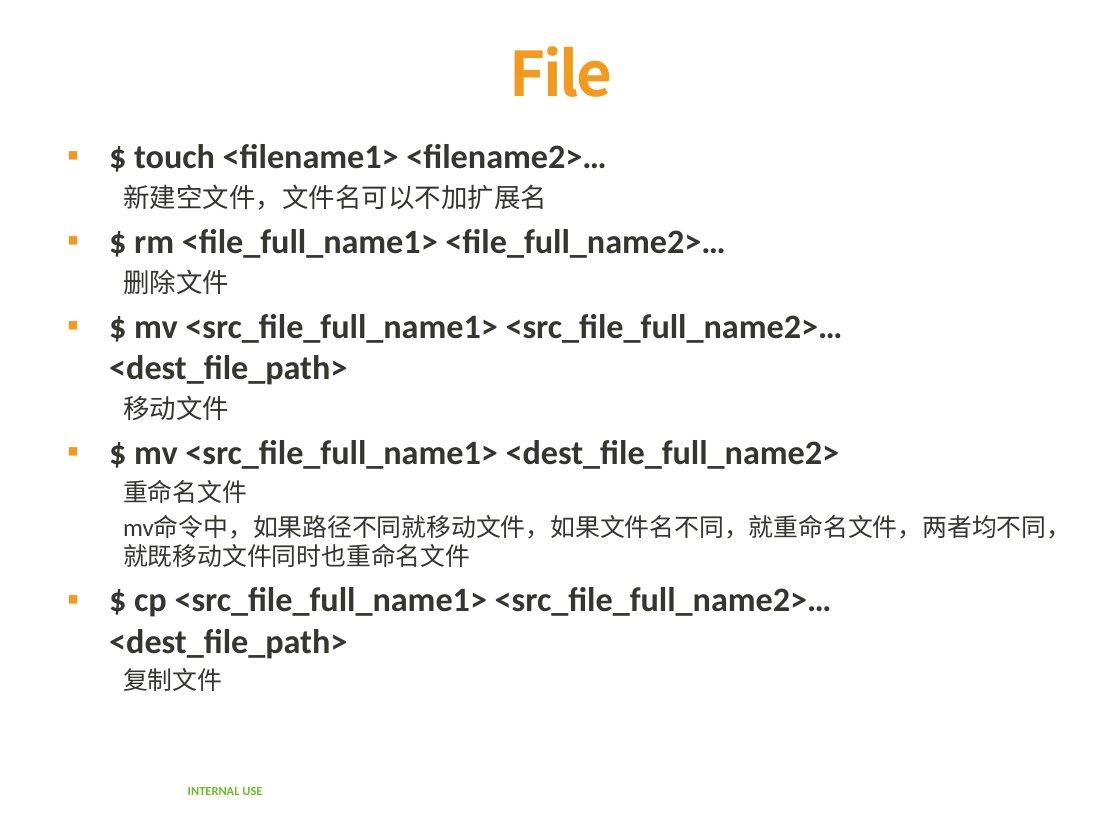
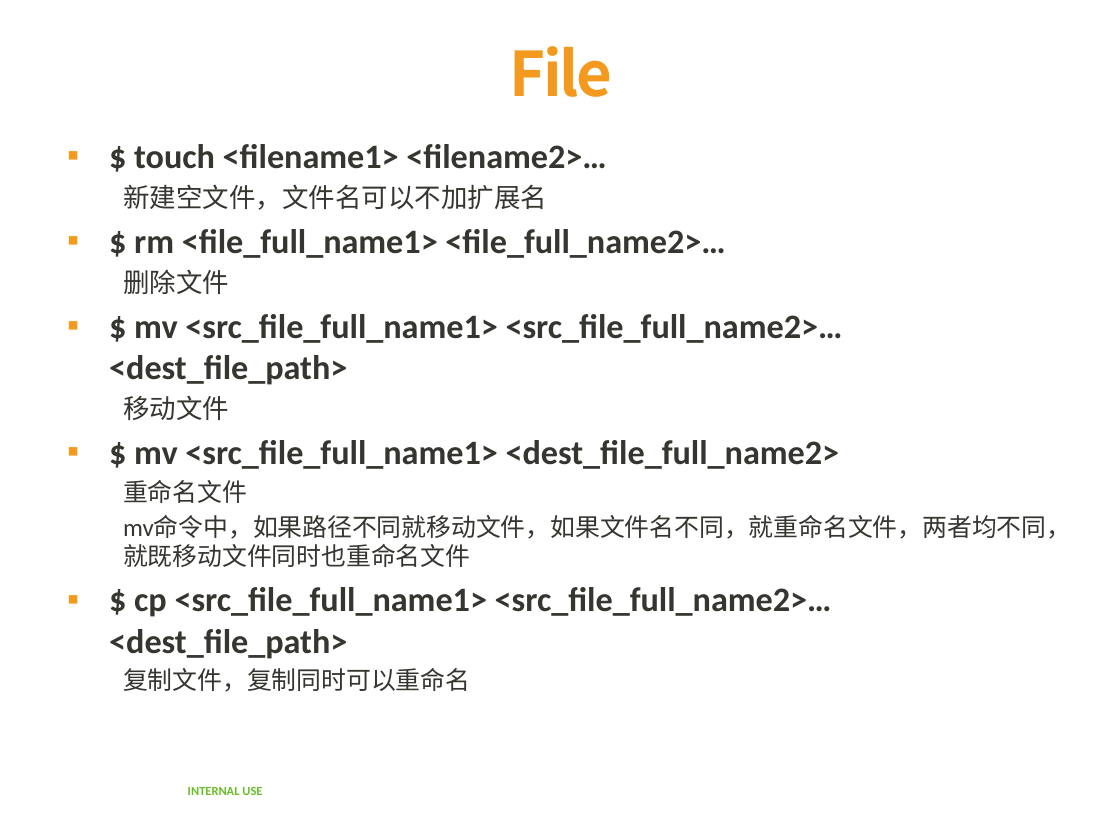
Before and after one commit to yalong0424/learning_summary, a slide deck: slide 4 of linux/linux_cmd.pptx (slide 3 before the commit). Drawn at 1120x840 pixels with LibreOffice and Linux fonts; fonts in the diff are those of the drawing; background and template pictures are left out. Boxes give left, top, right and bottom in pixels: in the first picture for what was removed or moved away, otherwise in the second. Text is boxed around its words. In the diff, an @@ line names an element or a change of style, - is before the commit and + after.

```diff
--- a/linux/linux_cmd.pptx
+++ b/linux/linux_cmd.pptx
@@ text at box(123, 668, 470, 692): text changed @@
-  复制文件
+  复制文件，复制同时可以重命名
```
Also in this commit, not shown: 2 other slides changed, 11 slides added.
